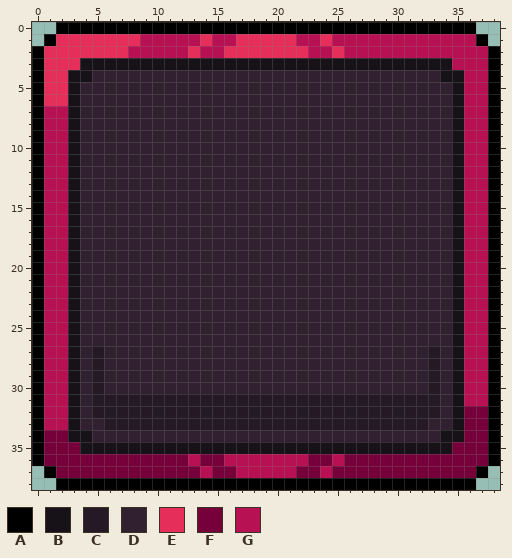
Two states of a pixel-art sprite, packages/client/public/assets/ui/button-error.png. The picture above was drawn from the file before the commit.
The file is 78x78 pixels, drawn in blocks of 2x2; one block is one cell here.
Palette (. is transparent): A #000000  B #171217  C #241924  D #302030  E #e52e59  F #76003a  G #b71053
The result:
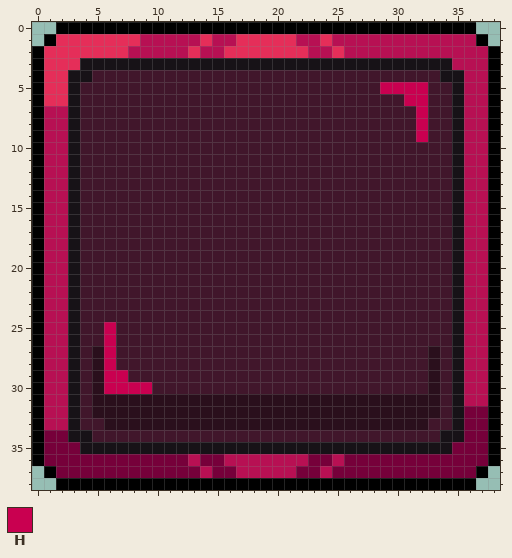
Colours new in this view: H #c90050
Change:
@@ palette @@
-C #241924
+C #2a0f1c
-D #302030
+D #41162b
@@ x 27..34 @@
  4 DDDDDDDB
- 5 DDDDDDDD
- 6 DDDDDDDD
- 7 DDDDDDDD
- 8 DDDDDDDD
- 9 DDDDDDDD
+ 5 DDHHHHDD
+ 6 DDDDHHDD
+ 7 DDDDDHDD
+ 8 DDDDDHDD
+ 9 DDDDDHDD
 10 DDDDDDDD
@@ x 4..11 @@
 24 DDDDDDDD
-25 DDDDDDDD
-26 DDDDDDDD
-27 DCDDDDDD
-28 DCDDDDDD
-29 DCDDDDDD
-30 DCDDDDDD
+25 DDHDDDDD
+26 DDHDDDDD
+27 DCHDDDDD
+28 DCHDDDDD
+29 DCHHDDDD
+30 DCHHHHDD
 31 DCCCCCCC
Where, in picture pixels (left, top, right, bottom), the same in both pictures:
changed: (80, 70, 452, 442)
